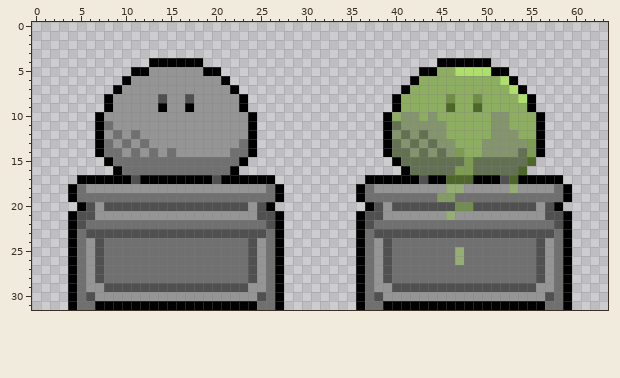
A pixel-art sprite gets an edit: SlimeGame/Assets/Resources/Sprite/RebirthPoint.png. Above, as it was before the edit.
The file is 64x32 pixels.
Now the later version:
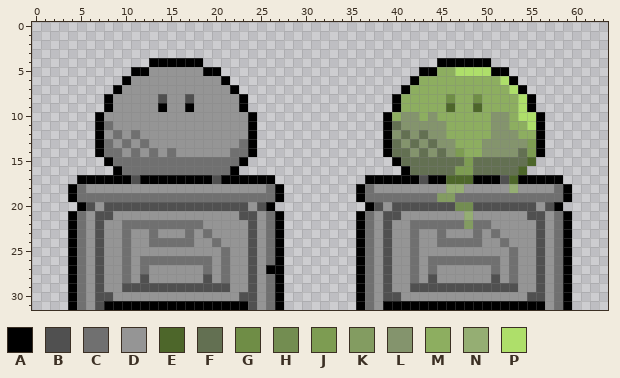
Palette (. is transparent): A #000000  B #505050  C #707070  D #959595  E #4d662a  F #637052  G #6f8d46  H #738d51  J #7d9c52  K #839c61  L #84946d  M #8dae60  N #95ae73  P #aedf6a
Diff:
{"y":9,"x":54,"old":"M","new":"P"}
{"y":10,"x":54,"old":"MM","new":"PP"}
{"y":11,"x":55,"old":"M","new":"P"}
{"y":21,"x":5,"old":"BBDD","new":"CDBB"}
{"y":21,"x":23,"old":"DDBB","new":"BBDC"}
{"y":21,"x":37,"old":"BBDD","new":"CDBB"}
{"y":21,"x":46,"old":"N","new":"D"}
{"y":21,"x":48,"old":"D","new":"N"}
{"y":21,"x":55,"old":"DDBB","new":"BBDC"}
{"y":22,"x":5,"old":"BCCCC","new":"CDBDD"}
{"y":22,"x":19,"old":"CCCCCCCB","new":"DDDDDBDC"}
{"y":22,"x":37,"old":"BCCCC","new":"CDBDD"}
{"y":22,"x":48,"old":"C","new":"K"}
{"y":22,"x":51,"old":"CCCCCCCB","new":"DDDDDBDC"}
{"y":23,"x":6,"old":"B","new":"D"}
{"y":23,"x":8,"old":"BBBBBBBBBBBBBBBB","new":"DDCDDCDDDCDCDDDD"}
{"y":23,"x":25,"old":"B","new":"D"}
{"y":23,"x":38,"old":"B","new":"D"}
{"y":23,"x":40,"old":"BBBBBBBBBBBBBBBB","new":"DDCDDCDDDCDCDDDD"}
{"y":23,"x":57,"old":"B","new":"D"}
{"y":24,"x":8,"old":"CC","new":"DD"}
{"y":24,"x":11,"old":"CC","new":"DD"}
{"y":24,"x":18,"old":"CC","new":"DD"}
{"y":24,"x":21,"old":"CCC","new":"DDD"}
{"y":24,"x":40,"old":"CC","new":"DD"}
{"y":24,"x":43,"old":"CC","new":"DD"}
{"y":24,"x":50,"old":"CC","new":"DD"}
{"y":24,"x":53,"old":"CCC","new":"DDD"}
{"y":25,"x":8,"old":"CC","new":"DD"}
{"y":25,"x":11,"old":"CCCCCCCCCC","new":"DDDDDDDDDD"}
{"y":25,"x":22,"old":"CC","new":"DD"}
{"y":25,"x":40,"old":"CC","new":"DD"}
{"y":25,"x":43,"old":"CCCCNCCCCC","new":"DDDDDDDDDD"}
{"y":25,"x":54,"old":"CC","new":"DD"}
{"y":26,"x":8,"old":"CC","new":"DD"}
{"y":26,"x":11,"old":"C","new":"D"}
{"y":26,"x":20,"old":"C","new":"D"}
{"y":26,"x":22,"old":"CC","new":"DD"}
{"y":26,"x":40,"old":"CC","new":"DD"}
{"y":26,"x":43,"old":"C","new":"D"}
{"y":26,"x":47,"old":"N","new":"C"}
{"y":26,"x":52,"old":"C","new":"D"}
{"y":26,"x":54,"old":"CC","new":"DD"}
{"y":27,"x":8,"old":"CC","new":"DD"}
{"y":27,"x":11,"old":"C","new":"D"}
{"y":27,"x":13,"old":"CCCCCC","new":"DDDDDD"}
{"y":27,"x":20,"old":"C","new":"D"}
{"y":27,"x":22,"old":"CC","new":"DD"}
{"y":27,"x":26,"old":"C","new":"A"}
{"y":27,"x":40,"old":"CC","new":"DD"}
{"y":27,"x":43,"old":"C","new":"D"}
{"y":27,"x":45,"old":"CCCCCC","new":"DDDDDD"}
{"y":27,"x":52,"old":"C","new":"D"}
{"y":27,"x":54,"old":"CC","new":"DD"}
{"y":28,"x":8,"old":"CC","new":"DD"}
{"y":28,"x":11,"old":"CCCCCCCCCC","new":"DBDDDDDDBD"}
{"y":28,"x":22,"old":"CC","new":"DD"}
{"y":28,"x":40,"old":"CC","new":"DD"}
{"y":28,"x":43,"old":"CCCCCCCCCC","new":"DBDDDDDDBD"}
{"y":28,"x":54,"old":"CC","new":"DD"}
{"y":29,"x":7,"old":"DBB","new":"BDD"}
{"y":29,"x":22,"old":"BBD","new":"DDB"}
{"y":29,"x":39,"old":"DBB","new":"BDD"}
{"y":29,"x":54,"old":"BBD","new":"DDB"}
{"y":30,"x":6,"old":"BDD","new":"DBB"}
{"y":30,"x":23,"old":"DDB","new":"BBD"}
{"y":30,"x":38,"old":"BDD","new":"DBB"}
{"y":30,"x":55,"old":"DDB","new":"BBD"}
{"y":31,"x":6,"old":"CA","new":"DB"}
{"y":31,"x":24,"old":"AC","new":"BD"}
{"y":31,"x":38,"old":"C","new":"D"}
{"y":31,"x":57,"old":"C","new":"D"}
{"label":"changed","picture_box":[518,103,536,130]}
{"label":"changed","picture_box":[77,211,275,310]}
{"label":"changed","picture_box":[365,211,563,310]}
